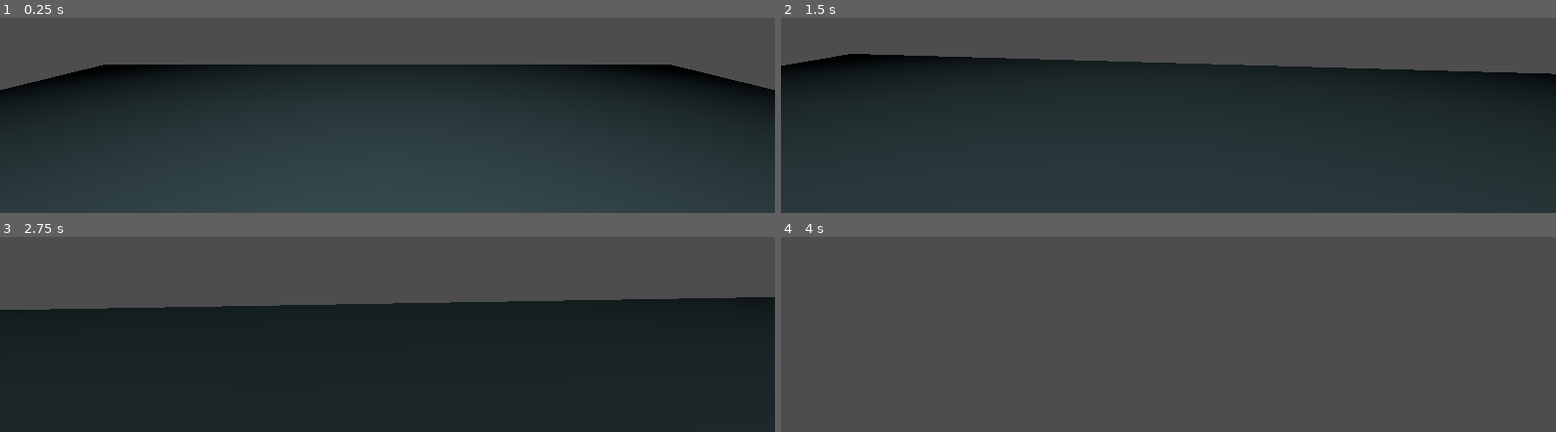
Above: before the commit, frames 1-4 (two rows, left to right).
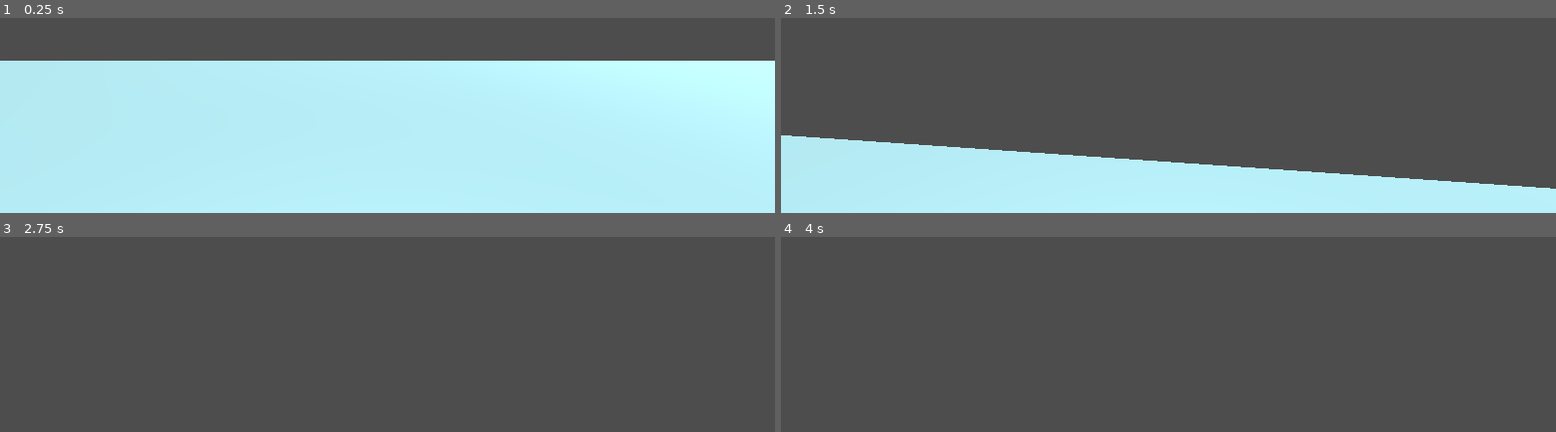
Above: after the commit, the same moments.

Repository: emklemkl/james-och-greven
Game: Godot game, scene res://Scenes/Basic/Basic-scene.tscn
Same seed, same stepped clock (60 frames per second), same inputs: the game is played once before the commit and once after it.
Inputs (mouse positions are in pixels of both pictures, inside the frame that each line leads up to):
- Up to frame 1 (0.25 s): no input
- Up to frame 2 (1.5 s): tap Enter (ui_accept) at 0.5, 0.77 s; move the mouse to (outside the picture) at 0.52 s; hold Up (ui_up) from 0.53 s (still down); tap E (interact) at 0.6, 1.35 s; click (outside the picture) at 0.67 s; move the mouse to (outside the picture) at 1.27 s; click (outside the picture) at 1.42 s
- Up to frame 3 (2.75 s): keep holding Up (ui_up); tap Enter (ui_accept) at 1.52 s; move the mouse to (outside the picture) at 2.02 s; tap E (interact) at 2.1 s; click (outside the picture) at 2.17 s
- Up to frame 4 (4 s): keep holding Up (ui_up); move the mouse to (outside the picture) at 2.77 s; tap E (interact) at 2.85, 3.6 s; click (outside the picture) at 2.92 s; tap Enter (ui_accept) at 3.02, 3.5, 3.77 s; move the mouse to (outside the picture) at 3.52 s; click (outside the picture) at 3.67 s

The runs differ from the first frame. In frame 1, 78% of the frame differs, in the area x 0-100%, y 21-100%; in frame 2, 77%; in frame 3, 66%; in frame 4, nothing differs.

Commit message:
adding door and minor changes to player

Diff:
--- /dev/null
+++ b/game/Scenes/Basic/Basic-door.tscn
@@ -0,0 +1,21 @@
+[gd_scene load_steps=4 format=3 uid="uid://by61iueox7djv"]
+
+[ext_resource type="Script" uid="uid://bjttdtmqle2t8" path="res://Scripts/basic_door.gd" id="1_rkqak"]
+
+[sub_resource type="BoxMesh" id="BoxMesh_gjbwl"]
+size = Vector3(1, 2, 0.1)
+
+[sub_resource type="ConvexPolygonShape3D" id="ConvexPolygonShape3D_rkqak"]
+points = PackedVector3Array(-0.5, -1, -0.05, -0.5, -1, 0.05, -0.5, 1, -0.05, 0.5, -1, -0.05, 0.5, -1, 0.05, -0.5, 1, 0.05, 0.5, 1, -0.05, 0.5, 1, 0.05)
+
+[node name="StaticBody3D" type="StaticBody3D"]
+script = ExtResource("1_rkqak")
+
+[node name="MeshInstance3D" type="MeshInstance3D" parent="."]
+transform = Transform3D(0.999999, 0.00127409, 0, -0.00127409, 0.999999, 0, 0, 0, 1, 0.508964, 0.97233, -0.00708306)
+mesh = SubResource("BoxMesh_gjbwl")
+skeleton = NodePath("")
+
+[node name="CollisionShape3D" type="CollisionShape3D" parent="."]
+transform = Transform3D(0.999999, 0.00127409, 0, -0.00127409, 0.999999, 0, 0, 0, 1, 0.508964, 0.97233, -0.00708306)
+shape = SubResource("ConvexPolygonShape3D_rkqak")
--- a/game/Scenes/Basic/Basic-player.tscn
+++ b/game/Scenes/Basic/Basic-player.tscn
@@ -3,6 +3,7 @@
 [ext_resource type="Script" uid="uid://c4g780n420tsy" path="res://Scripts/basic-player.gd" id="1_r0yti"]
 
 [sub_resource type="CapsuleShape3D" id="CapsuleShape3D_w6l4n"]
+radius = 0.25
 
 [node name="CharacterBody3D" type="CharacterBody3D"]
 script = ExtResource("1_r0yti")
--- a/game/Scenes/Basic/Basic-scene.tscn
+++ b/game/Scenes/Basic/Basic-scene.tscn
@@ -1,8 +1,21 @@
-[gd_scene load_steps=7 format=3 uid="uid://s4ojw1m8oa7u"]
+[gd_scene load_steps=12 format=3 uid="uid://s4ojw1m8oa7u"]
 
 [ext_resource type="Script" uid="uid://bbacd1hl5d14f" path="res://Scripts/basic-scene.gd" id="1_5vhgl"]
 [ext_resource type="PackedScene" uid="uid://dhwq0bipgcl5b" path="res://Scenes/Basic/Basic-player.tscn" id="2_mq6ha"]
 [ext_resource type="Script" uid="uid://dq63y1gr1x4hr" path="res://Scripts/ground.gd" id="3_apboy"]
+[ext_resource type="PackedScene" uid="uid://by61iueox7djv" path="res://Scenes/Basic/Basic-door.tscn" id="4_d4h5d"]
+
+[sub_resource type="BoxMesh" id="BoxMesh_d4h5d"]
+size = Vector3(10, 2, 1)
+
+[sub_resource type="ConvexPolygonShape3D" id="ConvexPolygonShape3D_d4h5d"]
+points = PackedVector3Array(5, 1, 0.5, 5, 1, -0.5, -5, 1, 0.5, 5, -1, 0.5, 5, -1, -0.5, -5, 1, -0.5, -5, -1, 0.5, -5, -1, -0.5)
+
+[sub_resource type="BoxMesh" id="BoxMesh_f7o17"]
+size = Vector3(9, 2, 1)
+
+[sub_resource type="ConvexPolygonShape3D" id="ConvexPolygonShape3D_f7o17"]
+points = PackedVector3Array(4.5, 1, 0.5, 4.5, 1, -0.5, -4.5, 1, 0.5, 4.5, -1, 0.5, 4.5, -1, -0.5, -4.5, 1, -0.5, -4.5, -1, 0.5, -4.5, -1, -0.5)
 
 [sub_resource type="StandardMaterial3D" id="StandardMaterial3D_eqjqa"]
 albedo_color = Color(0.535794, 0.711205, 0.739631, 1)
@@ -18,7 +31,30 @@
 script = ExtResource("1_5vhgl")
 
 [node name="Basic-player" parent="." instance=ExtResource("2_mq6ha")]
-transform = Transform3D(1, 0, 0, 0, 1, 0, 0, 0, 1, 0, 2.73769, 0)
+transform = Transform3D(1, 0, 0, 0, 1, 0, 0, 0, 1, 0, 1.33107, -5.50212)
+
+[node name="OmniLight3D" type="OmniLight3D" parent="Basic-player"]
+omni_range = 15.0
+
+[node name="Wall" type="StaticBody3D" parent="."]
+
+[node name="MeshInstance3D" type="MeshInstance3D" parent="Wall"]
+transform = Transform3D(1, 0, 0, 0, 1, 0, 0, 0, 1, -4.9959, 0.98125, 0)
+mesh = SubResource("BoxMesh_d4h5d")
+
+[node name="CollisionShape3D" type="CollisionShape3D" parent="Wall"]
+transform = Transform3D(1, 0, 0, 0, 1, 0, 0, 0, 1, -4.9959, 0.98125, 0)
+shape = SubResource("ConvexPolygonShape3D_d4h5d")
+
+[node name="Wall2" type="StaticBody3D" parent="."]
+
+[node name="MeshInstance3D" type="MeshInstance3D" parent="Wall2"]
+transform = Transform3D(1, 0, 0, 0, 1, 0, 0, 0, 1, 5.484, 0.981, 0)
+mesh = SubResource("BoxMesh_f7o17")
+
+[node name="CollisionShape3D" type="CollisionShape3D" parent="Wall2"]
+transform = Transform3D(1, 0, 0, 0, 1, 0, 0, 0, 1, 5.484, 0.981, 0)
+shape = SubResource("ConvexPolygonShape3D_f7o17")
 
 [node name="Ground" type="StaticBody3D" parent="."]
 script = ExtResource("3_apboy")
@@ -29,6 +65,11 @@
 [node name="CollisionShape3D" type="CollisionShape3D" parent="Ground"]
 shape = SubResource("ConvexPolygonShape3D_4xowi")
 
-[node name="OmniLight3D" type="OmniLight3D" parent="."]
-transform = Transform3D(1, 0, 0, 0, 1, 0, 0, 0, 1, 0, 4.82435, 0)
-omni_range = 14.905
+[node name="DirectionalLight3D" type="DirectionalLight3D" parent="."]
+transform = Transform3D(0.636745, -0.50811, -0.579983, 0.673387, -3.23154e-08, 0.73929, -0.375641, -0.861292, 0.342154, -10.9055, 8.98553, 10.7846)
+
+[node name="DirectionalLight3D2" type="DirectionalLight3D" parent="."]
+transform = Transform3D(0.643687, 0.491846, -0.586306, 0.673387, -9.86612e-09, 0.73929, 0.363617, -0.870682, -0.331203, -10.9055, 8.98553, -10.4592)
+
+[node name="RigidBody3D" parent="." instance=ExtResource("4_d4h5d")]
+transform = Transform3D(1, 0, 0, 0, 1, 0, 0, 0, 1, 0.00409698, 0.0215235, -0.0274494)
--- a/game/Scripts/basic-player.gd
+++ b/game/Scripts/basic-player.gd
@@ -11,13 +11,17 @@
 var speedModifier = 1
 
 func _input(event):
+	# Camera rotation for mouse movement
 	if event is InputEventMouseMotion and Input.mouse_mode == Input.MOUSE_MODE_CAPTURED:
 		rotate_y(-event.relative.x * mouse_sensitivity)
 		$Camera3D.rotate_x(-event.relative.y * mouse_sensitivity)
 		$Camera3D.rotation.x = clampf($Camera3D.rotation.x, -deg_to_rad(70), deg_to_rad(70))
-		# Update the interaction raycast every time the mouse moves
-		interaction_ray_cast_from = $Camera3D.project_ray_origin(event.position)
-		interaction_ray_cast_to = interaction_ray_cast_from + $Camera3D.project_ray_normal(event.position) * RAY_LENGTH
+
+	# Update interaction raycast for any input
+	if Input.mouse_mode == Input.MOUSE_MODE_CAPTURED:
+		var mouse_pos = get_viewport().get_mouse_position()
+		interaction_ray_cast_from = $Camera3D.project_ray_origin(mouse_pos)
+		interaction_ray_cast_to = interaction_ray_cast_from + $Camera3D.project_ray_normal(mouse_pos) * RAY_LENGTH
 
 func _physics_process(delta: float) -> void:
 	# Jump
--- /dev/null
+++ b/game/Scripts/basic_door.gd
@@ -0,0 +1,28 @@
+extends StaticBody3D
+
+var is_open = false
+var closed_rotation
+var open_rotation
+@export var open_angle_degrees: float = 90.0
+@export var open_time: float = 0.5
+
+func _ready():
+	# Store the initial closed rotation
+	closed_rotation = rotation_degrees
+	open_rotation = closed_rotation + Vector3(0, open_angle_degrees, 0)
+
+func interact():
+	if is_open:
+		close()
+	else:
+		open()
+
+func open():
+	var tween = get_tree().create_tween()
+	tween.tween_property(self, "rotation_degrees", open_rotation, open_time)
+	is_open = true
+
+func close():
+	var tween = get_tree().create_tween()
+	tween.tween_property(self, "rotation_degrees", closed_rotation, open_time)
+	is_open = false
Not shown, added: game/Scripts/basic_door.gd.uid
